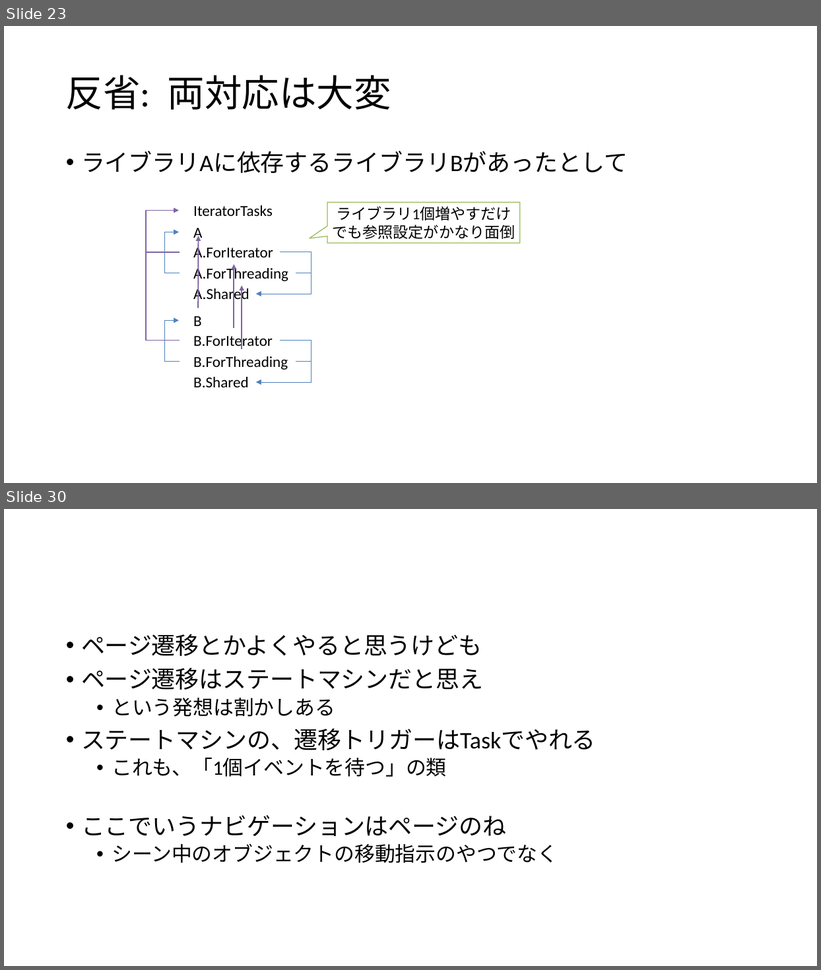
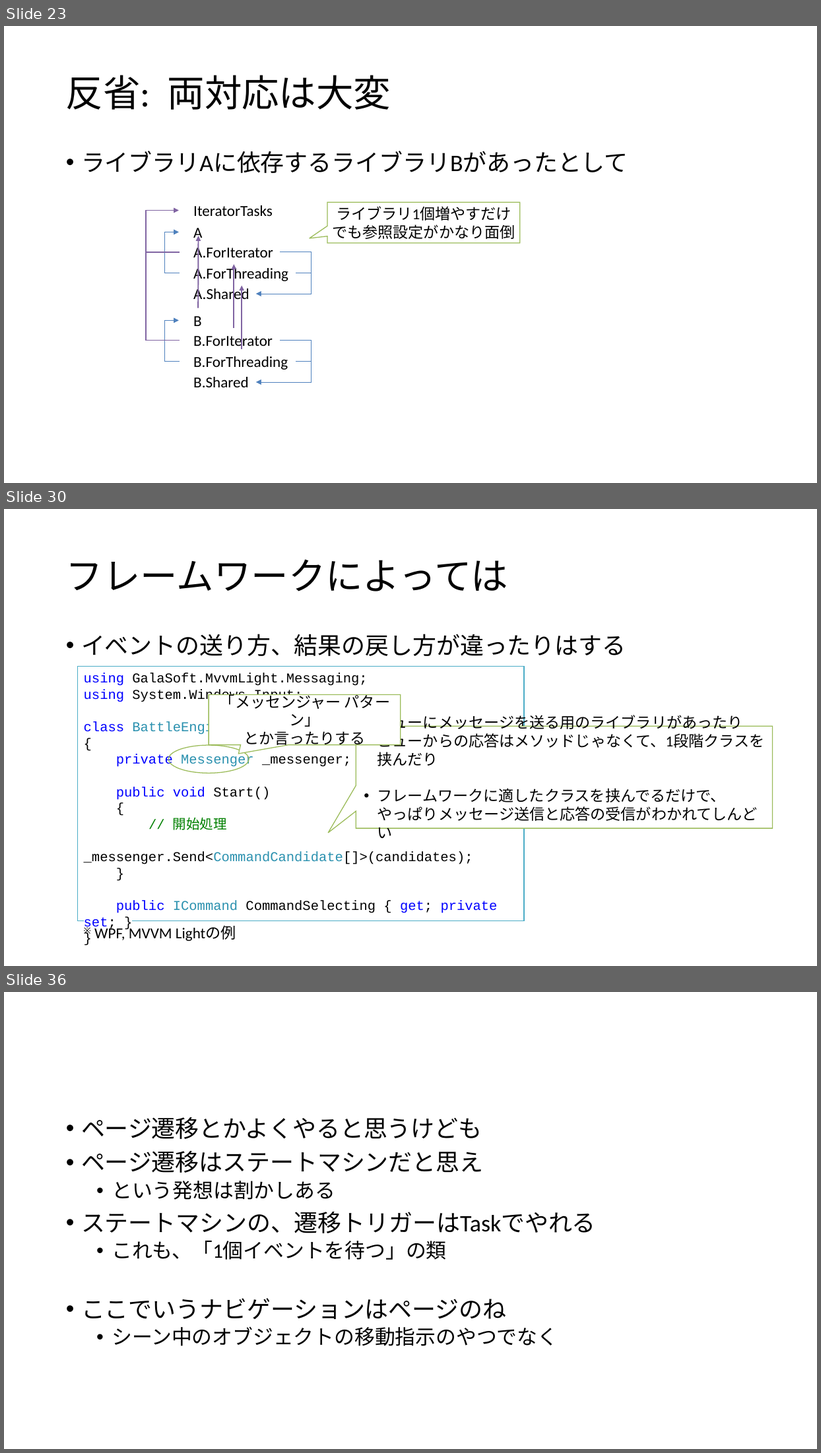
Before and after one commit to ppcuni/UnityCsharp20150321, a slide deck: doc/自社フレームワーク.pptx. Shown one above the other, each under a label of ours: slides 23 and 30 before the commit, slides 23, 30 and 36 after it; the slides between them are not shown. The pictures are 821x970 and 821x1453 pixels, drawn with LibreOffice and Linux fonts; fonts in the diff are those of the drawing; background and template pictures are left out. Boxes give left, top, right and bottom in pixels: in the first picture for what was removed or moved away, otherwise in the second. Text is boxed around its words. In the diff, an @@ line names an element or a change of style, - is before the commit and + after.

```diff
--- a/doc/自社フレームワーク.pptx
+++ b/doc/自社フレームワーク.pptx
@@ slide 30 added at (x1=4, y1=509, x2=817, y2=966), background #FFFFFF @@
@@ title added at (x1=66, y1=559, x2=508, y2=591), 44 pt, text #000000 @@
+フレームワークによっては
@@ text added at (x1=81, y1=634, x2=626, y2=656), 28 pt, text #000000 @@
+• イベントの送り方、結果の戻し方が違ったりはする
@@ rectangle added at (x1=78, y1=666, x2=524, y2=921), fill #FFFFFF, outline #4BACC6 1 pt, 16 pt, text #000000 @@
+using GalaSoft.MvvmLight.Messaging;
+using System.Windows.Input;
+class BattleEngine
+{
+private Messenger _messenger;
+public void Start()
+{
+// 開始処理
+_messenger.Send<CommandCandidate[]>(candidates);
+}
+public ICommand CommandSelecting { get; private set; }
+}
@@ speech box added at (x1=209, y1=695, x2=401, y2=745), fill #FFFFFF, outline #9BBB59 1 pt, 18 pt, text #000000 @@
+「メッセンジャー パターン」
+とか言ったりする
@@ speech box added at (x1=356, y1=726, x2=773, y2=828), fill #FFFFFF, outline #9BBB59 1 pt, 18 pt, text #000000 @@
+• ビューにメッセージを送る用のライブラリがあったり
+• ビューからの応答はメソッドじゃなくて、1段階クラスを挟んだり
+• フレームワークに適したクラスを挟んでるだけで、
+  やっぱりメッセージ送信と応答の受信がわかれてしんどい
@@ ellipse added at (x1=169, y1=746, x2=250, y2=774), outline #9BBB59 1 pt @@
@@ text added at (x1=94, y1=926, x2=236, y2=941), 18 pt, text #000000 @@
+※ WPF, MVVM Lightの例
@@ what was slide 30 is now slide 36 @@
```
Also in this commit, not shown: 2 slides changed, 10 other slides added, 5 slides removed.
